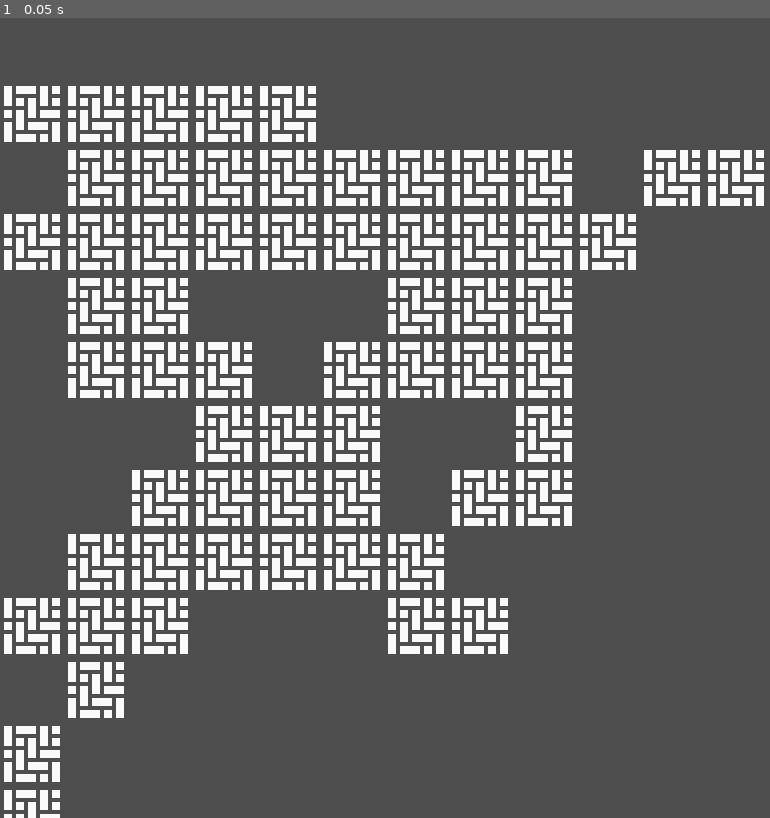
Above: before the commit, frame 1.
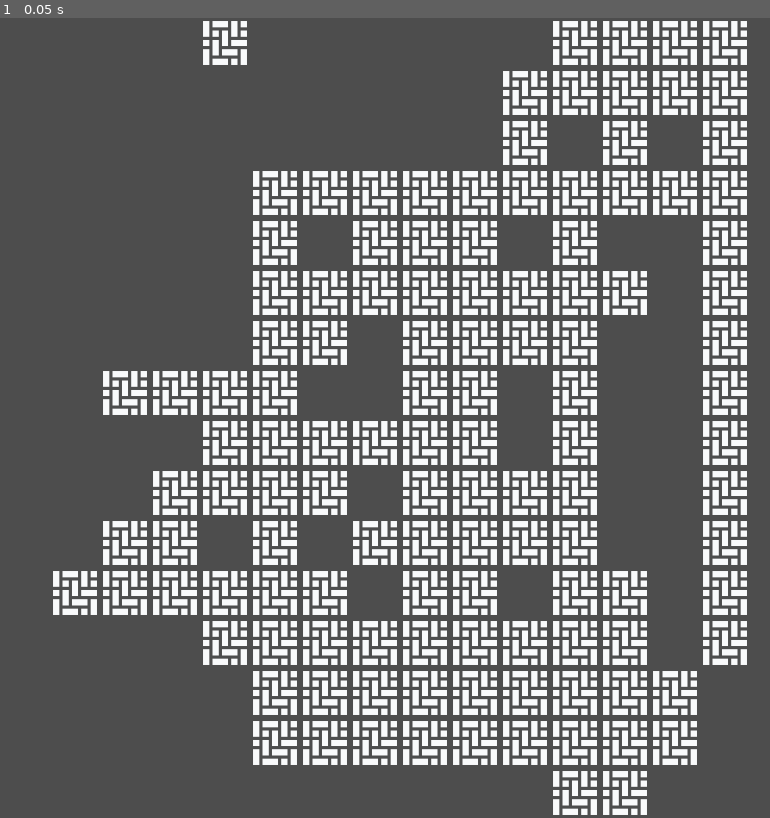
Above: after the commit, the same moment.

Repository: jimkang/throng
Game: Godot game, scene res://throng_root_node.tscn
Two runs of this game, one before a commit and one after it. Both use one fixed random seed, a clock stepped at 60 frames per second and the inputs below.
Inputs:
- Up to frame 1 (0.05 s): no input

The runs differ from the first frame. In frame 1, 36% of the frame differs, in the area x 0-100%, y 0-100%.

Commit message:
Adjust size. Sometimes connect joints stepwise. Don't connect every single pair of joints.

Diff:
--- a/project.godot
+++ b/project.godot
@@ -17,8 +17,8 @@
 
 [display]
 
-window/size/viewport_width=800
-window/size/viewport_height=800
+window/size/viewport_width=1024
+window/size/viewport_height=1024
 
 [input]
 
--- a/throng_root_node.gd
+++ b/throng_root_node.gd
@@ -21,8 +21,8 @@
 	var joints = []
 	# Add junctions
 	for i in randi_range(8, 12):
-		var point = Vector2i(randi_range(0, map_dimensions[0]),
-			randi_range(0, map_dimensions[1]))
+		var point = Vector2i(randi_range(0, map_dimensions[0]-1),
+			randi_range(0, map_dimensions[1])-1)
 		if not point in joints:
 			joints.append(point)
 
@@ -31,7 +31,11 @@
 
 	for i in joints.size():
 		for j in joints.size() - i:
-			connect_points(floor_points, joints[i], joints[j])
+			if randi_range(0, 1) == 0:
+				# Don't connect every single pair of joints.
+				continue
+			var connect_points_fn = connect_points_linear if randi_range(0, 2) > 0 else connect_points_stepwise;
+			connect_points(floor_points, joints[i], joints[j], connect_points_fn)
 
 	for point in floor_points:
 		tilemap.set_cell(0, point, 0, tile_indexes_for_names.parquet)
@@ -39,7 +43,8 @@
 		#for y in map_dimensions[1]:
 			#tilemap.set_cell(0, Vector2i(x, y), 0, tile_indexes_for_names.parquet)
 
-func connect_points(dest_array: Array, point_a: Vector2i, point_b: Vector2i, step_path = false):
+func connect_points(dest_array: Array, point_a: Vector2i, point_b: Vector2i,
+connect_points_fn: Callable = connect_points_linear):
 	var width = abs(point_a.x - point_b.x);
 	var height = abs(point_b.y - point_b.y);
 	var steps = 1;
@@ -51,12 +56,12 @@
 	var float_pt_a = Vector2(point_a)
 	var float_pt_b = Vector2(point_b)
 
-	var connectors = connect_points_linear(float_pt_a, float_pt_b, steps, dest_array)
+	var connectors = connect_points_fn.call(float_pt_a, float_pt_b, steps, dest_array)
 	print('a ', point_a, ' to b ', point_b, ' connectors ', connectors)
 	dest_array.append_array(connectors)
 	return dest_array
 
-func connect_points_linear(float_pt_a: Vector2, float_pt_b: Vector2, steps: int, dest_array: Array):
+static func connect_points_linear(float_pt_a: Vector2, float_pt_b: Vector2, steps: int, dest_array: Array):
 	var connectors = []
 	var step_size = 1.0/steps
 	for i in steps:
@@ -71,12 +76,37 @@
 					if slope != 1:
 						# Fill in the diagonals. TODO: What if the slope is far from 1?
 						var delta_y = step_pt.y - prev_pt.y
-						non_dupe_append(connectors, Vector2i(prev_pt.x + delta_x, prev_pt.y))
-						non_dupe_append(connectors, Vector2i(prev_pt.x, prev_pt.y + delta_y))
+						non_dupe_append(connectors, dest_array, Vector2i(prev_pt.x + delta_x, prev_pt.y))
+						non_dupe_append(connectors, dest_array, Vector2i(prev_pt.x, prev_pt.y + delta_y))
 	return connectors
 
-func non_dupe_append(array, thing):
-	if not thing in array:
+static func connect_points_stepwise(float_pt_a: Vector2, float_pt_b: Vector2, _steps: int, dest_array: Array):
+	var connectors = []
+	var a_to_b: Vector2 = float_pt_b - float_pt_a
+
+	var y_min = float_pt_a.y
+	var y_max = y_min + a_to_b.y
+	if a_to_b.y < 0:
+		y_min = y_max
+		y_max = float_pt_a.y
+
+	for y in range(y_min, y_max):
+		print('y: ', y)
+		non_dupe_append(connectors, dest_array, Vector2i(float_pt_a.x, y))
+
+	var x_min = float_pt_a.x
+	var x_max = x_min + a_to_b.x
+	if a_to_b.x < 0:
+		x_min = x_max
+		x_max = float_pt_a.x
+
+	for x in range(x_min, x_max):
+		print('x: ', x)
+		non_dupe_append(connectors, dest_array, Vector2i(x, float_pt_b.y))
+	return connectors
+
+static func non_dupe_append(array, ref_array, thing):
+	if not thing in ref_array:
 		array.append(thing)
 		return true
 	return false
--- a/throng_root_node.tscn
+++ b/throng_root_node.tscn
@@ -5,7 +5,7 @@
 
 [node name="throng_root_node" type="Node2D"]
 script = ExtResource("1_q6lao")
-map_dimensions = Vector2i(12, 12)
+map_dimensions = Vector2i(16, 16)
 
 [node name="dungeon_tilemap" type="TileMap" parent="."]
 texture_filter = 1
